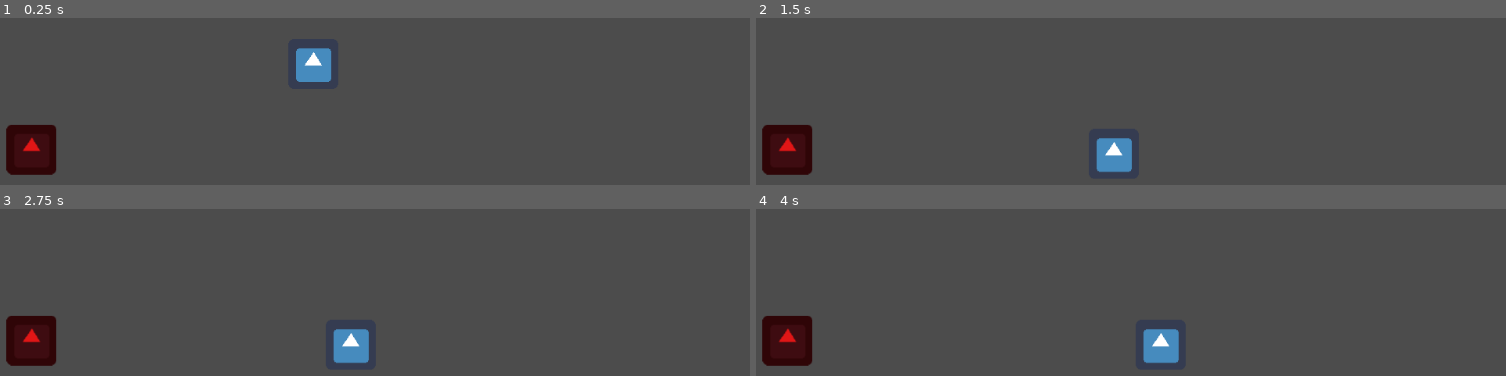
Above: before the commit, frames 1-4 (two rows, left to right).
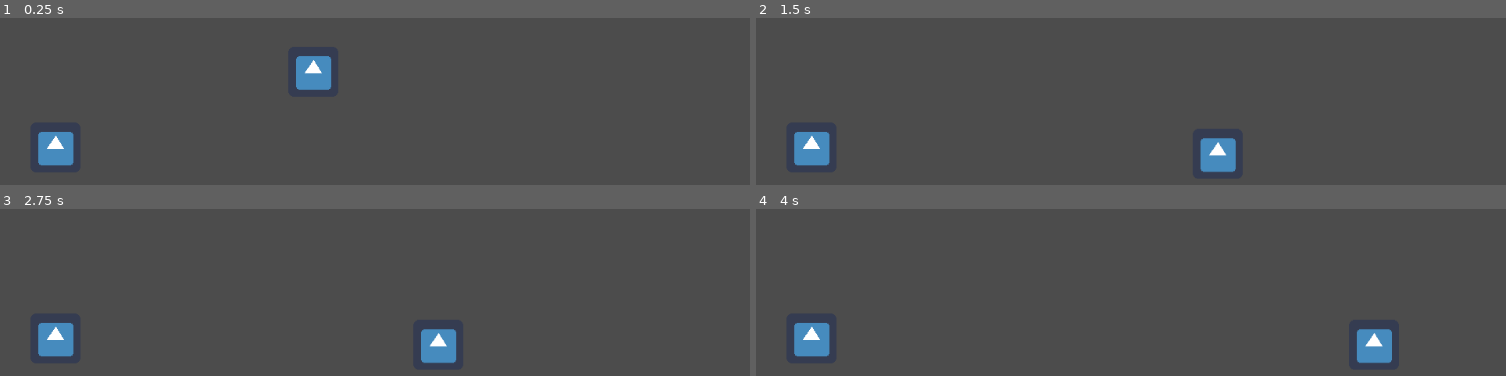
Above: after the commit, the same moments.

Repository: h19BeMa/Dream
Game: Godot game, scene res://Main.tscn
Same seed, same stepped clock (60 frames per second), same inputs: the game is played once before the commit and once after it. The engine's default icon, where the game draws it, is replaced by a stand-in: a white triangle on a blue panel in a dark square.
Inputs:
- Up to frame 1 (0.25 s): no input
- Up to frame 2 (1.5 s): tap Enter (ui_accept) at 0.5, 0.77, 0.8, 1.07, 1.35 s; hold Space (ui_select) 0.53-1.28 s; hold Right (ui_right) from 0.53 s (still down)
- Up to frame 3 (2.75 s): tap Enter (ui_accept) at 1.52, 1.82, 2.3 s; tap Space (ui_select) at 1.55 s; release Right (ui_right) at 2.03 s; hold Left (ui_left) from 2.03 s (still down); hold Space (ui_select) from 2.03 s (still down)
- Up to frame 4 (4 s): release Left (ui_left) at 2.78 s; release Space (ui_select) at 2.78 s; hold Right (ui_right) from 2.78 s (still down); tap Space (ui_select) at 2.85 s; tap Enter (ui_accept) at 3.02, 3.32 s; hold Enter (ui_accept) from 3.53 s (still down)

The runs differ from the first frame. In frame 1, 3.1% of the frame differs, in the area x 0-45%, y 17-95%; in frame 2, 4.4%, in the area x 0-64%, y 64-95%; in frame 3, 4.4%; in frame 4, 4.4%.
Error before the commit: Invalid get index 'type' (on base: 'InputEventKey'). (res://RichTextLabel.gd:14)

Commit message:
dialogue Box typ färdig

Diff:
--- a/Area2D.gd
+++ /dev/null
@@ -1,15 +0,0 @@
-extends Area2D
-
-onready var dialogBox = get_node("../dialogBox")
-
-var itemDialog = ["test"]
-var page = 1
-
-
-func _ready():
-	pass # Replace with function body.
-
-
-func _process(delta):
-
-	pass
--- a/KinematicBody2D.gd
+++ b/KinematicBody2D.gd
@@ -1,8 +1,8 @@
 extends KinematicBody2D
 
-const GRAVITY = 10
+const GRAVITY = 15
 const JUMP = -250
-const SPEED = 60
+const SPEED = 200
 const FLOOR = Vector2(0, -1)
 
 var on_ground = false
@@ -37,14 +37,13 @@
 	else:
 		on_ground = false
 
+	velocity.y += GRAVITY
+	velocity = move_and_slide(velocity, FLOOR)
 
 
-	velocity.y += GRAVITY
-
-	velocity = move_and_slide(velocity, FLOOR)
 
 	if Input.is_action_pressed("ui_accept") && entered == true:
-		print("test")
+		get_node("../items").interact()
 
 
 func _on_Area2D_body_entered(body):
--- a/Main.tscn
+++ b/Main.tscn
@@ -2,11 +2,13 @@
 
 [ext_resource path="res://player.tscn" type="PackedScene" id=1]
 [ext_resource path="res://icon.png" type="Texture" id=2]
-[ext_resource path="res://Area2D.gd" type="Script" id=3]
-[ext_resource path="res://dialogBox.tscn" type="PackedScene" id=4]
+[ext_resource path="res://items.gd" type="Script" id=3]
 
 [sub_resource type="RectangleShape2D" id=1]
 extents = Vector2( 534, 29 )
+
+[sub_resource type="RectangleShape2D" id=2]
+extents = Vector2( 33, 33 )
 
 [node name="Main" type="Node2D"]
 
@@ -22,19 +24,29 @@
 [node name="CollisionShape2D" type="CollisionShape2D" parent="StaticBody2D"]
 shape = SubResource( 1 )
 
-[node name="Area2D" type="Area2D" parent="."]
-position = Vector2( 104.358, 450.58 )
+[node name="items" type="Node2D" parent="."]
 script = ExtResource( 3 )
+
+[node name="RichTextLabel" type="RichTextLabel" parent="items"]
+margin_left = 173.0
+margin_top = 29.0
+margin_right = 833.0
+margin_bottom = 259.0
+__meta__ = {
+"_edit_use_anchors_": false
+}
+
+[node name="Area2D" type="Area2D" parent="items"]
+position = Vector2( 135, 448 )
 __meta__ = {
 "_edit_group_": true
 }
 
-[node name="Sprite" type="Sprite" parent="Area2D"]
-modulate = Color( 0.882353, 0.0901961, 0.0901961, 1 )
+[node name="CollisionShape2D" type="CollisionShape2D" parent="items/Area2D"]
+shape = SubResource( 2 )
+
+[node name="Sprite" type="Sprite" parent="items/Area2D"]
 texture = ExtResource( 2 )
-
-[node name="dialogBox" parent="." instance=ExtResource( 4 )]
-position = Vector2( 514.33, 472.8 )
-[connection signal="body_entered" from="Area2D" to="player" method="_on_Area2D_body_entered"]
+[connection signal="body_entered" from="items/Area2D" to="player" method="_on_Area2D_body_entered"]
 
 [editable path="player"]
--- a/RichTextLabel.gd
+++ /dev/null
@@ -1,23 +0,0 @@
-extends RichTextLabel
-
-var dialog = ["test"]
-var page = 0
-
-# Called when the node enters the scene tree for the first time.
-func _ready():
-	set_bbcode(dialog[page])
-	set_visible_characters(0)
-	set_process_input(true)
-
-
-func _input(event):
-	if event.type == Input.is_action_pressed("ui_select") && event.is_pressed():
-		if get_visible_characters() > get_total_character_count():
-			if page < dialog.size()-1:
-				page += 1
-				set_bbcode(dialog[page])
-				set_visible_characters(0)
-
-
-func _on_Timer_timeout():
-	set_visible_characters(get_visible_characters()+1)
--- /dev/null
+++ b/data/dialogue.json
@@ -0,0 +1,3 @@
+{
+        "001" : {"Name" : "someone", "expression" : "neutral", "text" : "detta är en test dialogue"}
+}
--- a/dialogBox.gd
+++ /dev/null
@@ -1,17 +0,0 @@
-extends Node2D
-
-
-# Declare member variables here. Examples:
-# var a = 2
-# var b = "text"
-
-
-# Called when the node enters the scene tree for the first time.
-func _ready():
-	hide()
-	pass # Replace with function body.
-
-
-# Called every frame. 'delta' is the elapsed time since the previous frame.
-#func _process(delta):
-#	pass
--- a/dialogBox.tscn
+++ /dev/null
@@ -1,23 +0,0 @@
-[gd_scene load_steps=3 format=2]
-
-[ext_resource path="res://RichTextLabel.gd" type="Script" id=1]
-[ext_resource path="res://dialogBox.gd" type="Script" id=2]
-
-[node name="Node2D" type="Node2D"]
-script = ExtResource( 2 )
-
-[node name="RichTextLabel" type="RichTextLabel" parent="."]
-margin_left = 5.0
-margin_top = 436.0
-margin_right = 1017.0
-margin_bottom = 589.0
-bbcode_enabled = true
-script = ExtResource( 1 )
-__meta__ = {
-"_edit_use_anchors_": false
-}
-
-[node name="Timer" type="Timer" parent="."]
-wait_time = 0.05
-autostart = true
-[connection signal="timeout" from="Timer" to="RichTextLabel" method="_on_Timer_timeout"]
--- /dev/null
+++ b/items.gd
@@ -0,0 +1,23 @@
+extends Node2D
+class_name DialogueAction
+
+onready var text_label = get_node("RichTextLabel")
+
+export (String, FILE, "*.json") var dialogue_file_path : String
+var dpath = "data/dialogue.json"
+
+func interact() -> void:
+	var dialogue : Dictionary = load_dialogue(dpath)
+	text_label.text = dialogue["001"]["text"]
+
+
+
+func load_dialogue(file_path) -> Dictionary:
+
+	var file = File.new()
+	assert(file.file_exists(file_path))
+
+	file.open(file_path, file.READ)
+	var dialogue = parse_json(file.get_as_text())
+	assert(dialogue.size() > 0)
+	return dialogue
--- a/project.godot
+++ b/project.godot
@@ -8,9 +8,14 @@
 
 config_version=4
 
-_global_script_classes=[  ]
+_global_script_classes=[ {
+"base": "Node2D",
+"class": "DialogueAction",
+"language": "GDScript",
+"path": "res://items.gd"
+} ]
 _global_script_class_icons={
-
+"DialogueAction": ""
 }
 
 [application]
